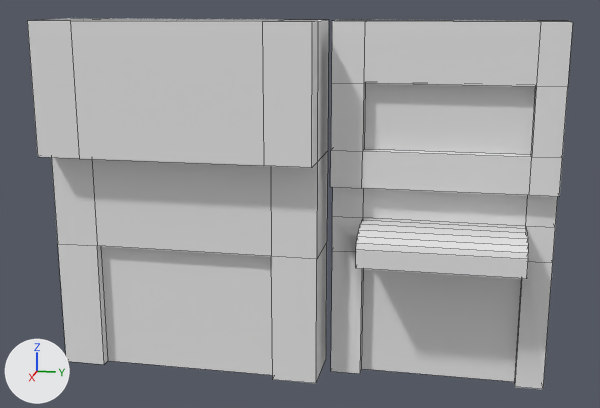
A saved change to the OBJ model Assets/Art/Model/Dungeon/Dungeon_Road_Building_01.obj.
Before and after are seen from a 50 mm camera at (23.09, -2.46, 10.56) aimed at (1.2, -6.84, 5.09). The axes (+X, +Y, +Z) are drawn at lower left. The lights are the same throughout. The picture after the commit comes second. Mesh edges are drawn as thin lines. Where no turn or scale is listed for an object, it has been applied to the vertices. Vertices at exactly the same position are counted once.

Names of what the first picture shows: 'Dungeon_Road_Building_01'.
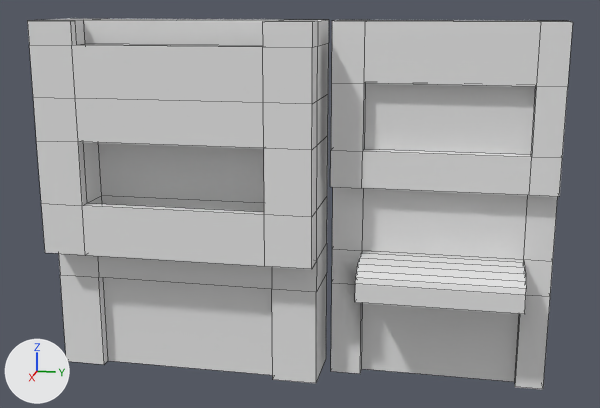
Location of each change, (x1, y1, x2, y2) in pixels of the pictures (600 x 408 px):
part 1 of me_dungeon_road_building_01, reshaped
    both: (27, 20, 556, 385)

Edits to the bpy script that builds the scene:
```text
Change me_dungeon_road_building_01:
    used by ob_dungeon_road_building_01; location = (0.0, 0.0, 0.0)
    remove me_dungeon_road_building_01.from_pydata(...)  # 134 vertices, 129 faces; spans x 0.0..2.47, y -13.91..0.0, z 0.0..10.03
    add me_dungeon_road_building_01.from_pydata(...)  # 196 vertices, 192 faces; spans x 0.0..2.47, y -13.91..0.0, z 0.0..10.03
    me_dungeon_road_building_01 part 1
    15 faces are deleted
    42 vertices in x 0.0..2.29, y -13.91..0.0, z 3.68..4.68 move by (0.0, 0.0, -0.95)
    8 vertices in x 1.71..2.47, y -13.91..-6.28, z 6.38 move by (0.0, 0.0, -2.73)
    4 vertices in x 0.0, y -13.91..-6.28, z 6.38 move by (0.0, 0.0, 3.02)
    24 vertices are added at x 0.0..2.21, y -13.91..-6.28, z 3.65..10.03
    8 new vertices lie (0.0, 0.0, -0.63) away from vertices in x 1.71..2.47, y -13.91..-6.28, z 10.03
    10 new vertices lie (0.0, 0.0, -1.39) away from vertices in x 0.0..2.47, y -13.91..-6.28, z 6.38..9.4
    10 new vertices lie (0.0, 0.0, -1.18) away from vertices in x 0.0..2.47, y -13.91..-6.28, z 8.01
    10 new vertices lie (0.0, 0.0, -1.76) away from vertices in x 0.0..2.47, y -13.91..-6.28, z 6.83
    78 new faces join them
```
